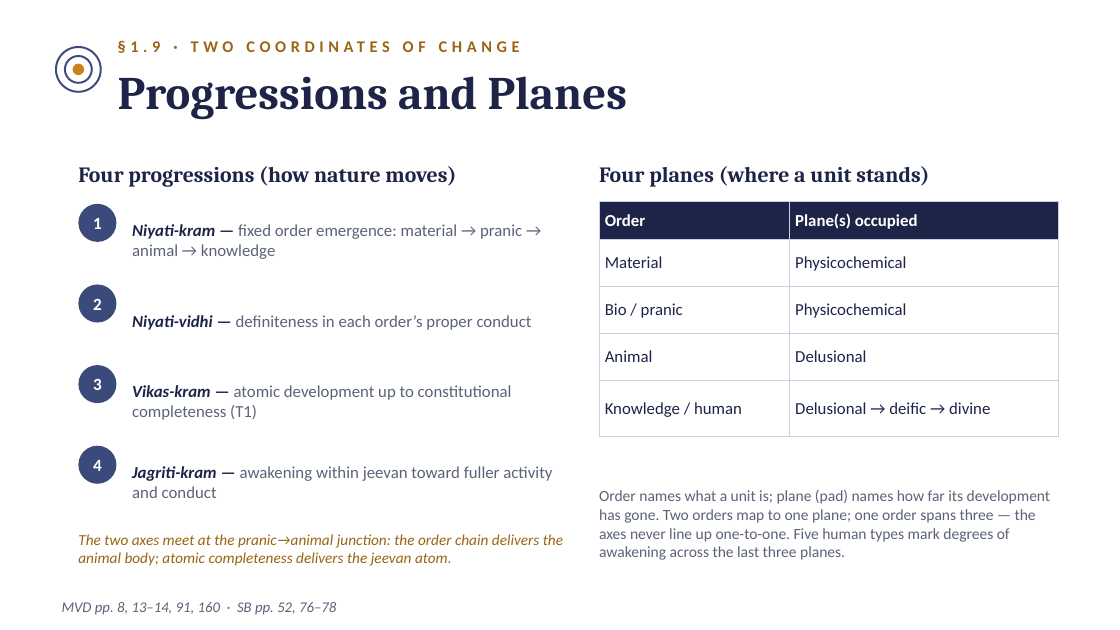
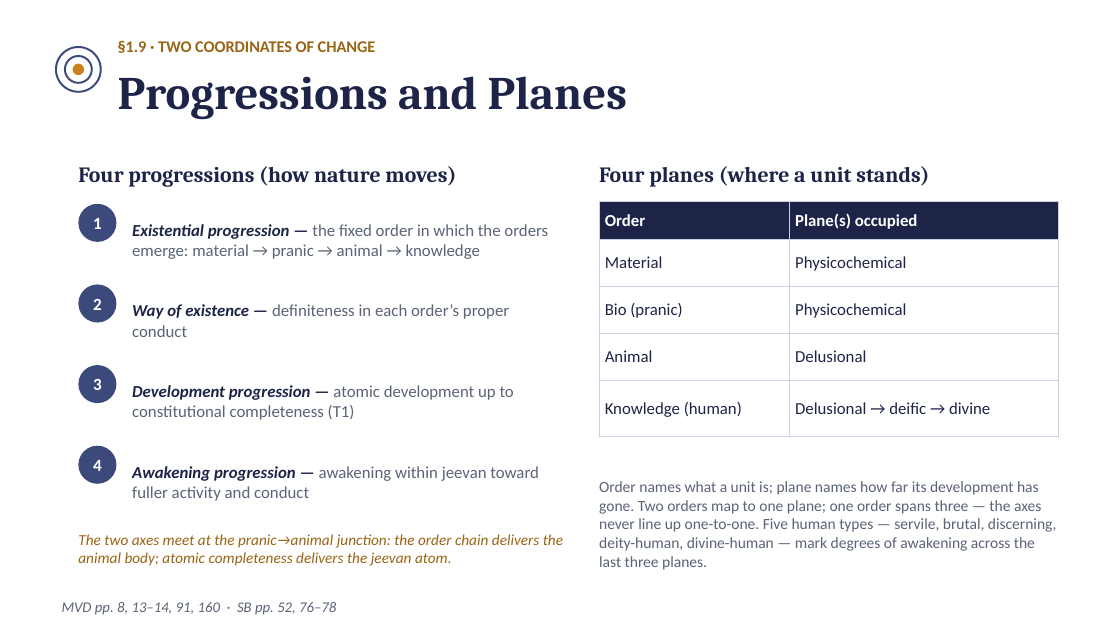
Before and after one commit to raghavamohan/AnalyticMadhyasthDarshan, a slide deck: slide 13 of Studies/The-Ontology-of-Coexistence/The-Ontology-of-Existence-Madhyasth-Darshan.pptx. Drawn at 1120x630 pixels with LibreOffice and Linux fonts; fonts in the diff are those of the drawing. Boxes give left, top, right and bottom in pixels: in the first picture for what was removed or moved away, otherwise in the second. Text is boxed around its words. In the diff, an @@ line names an element or a change of style, - is before the commit and + after.

```diff
--- a/Studies/The-Ontology-of-Coexistence/The-Ontology-of-Existence-Madhyasth-Darshan.pptx
+++ b/Studies/The-Ontology-of-Coexistence/The-Ontology-of-Existence-Madhyasth-Darshan.pptx
@@ text "§1.9 · TWO COORDINATES OF ..." at <box>118,40,376,53</box>: letter spacing 3 to 0 pt @@
@@ table at <box>599,202,1058,569</box> @@
-row 3, column 1: Bio / pranic
+row 3, column 1: Bio (pranic)
-row 5, column 1: Knowledge / human
+row 5, column 1: Knowledge (human)
@@ text at <box>132,224,548,259</box>: text changed @@
-Niyati-kram — fixed order emergence: material → pranic → animal → knowledge
+Existential progression — the fixed order in which the orders emerge: material → pranic → animal → knowledge
@@ text at <box>132,304,509,337</box>: text changed @@
-Niyati-vidhi — definiteness in each order’s proper conduct
+Way of existence — definiteness in each order’s proper conduct
@@ text at <box>132,385,514,420</box>: text changed @@
-Vikas-kram — atomic development up to constitutional completeness (T1)
+Development progression — atomic development up to constitutional completeness (T1)
@@ text at <box>132,466,539,501</box>: text changed @@
-Jagriti-kram — awakening within jeevan toward fuller activity and conduct
+Awakening progression — awakening within jeevan toward fuller activity and conduct
@@ text at <box>599,481,1057,570</box>: text changed @@
-Order names what a unit is; plane (pad) names how far its development has gone. Two orders map to one plane; one order spans three — the axes never line up one-to-one. Five human types mark degrees of awakening across the last three planes.
+Order names what a unit is; plane names how far its development has gone. Two orders map to one plane; one order spans three — the axes never line up one-to-one. Five human types — servile, brutal, discerning, deity-human, divine-human — mark degrees of awakening across the last three planes.
```
Also in this commit, not shown: 18 other slides changed, 1 slide added.
